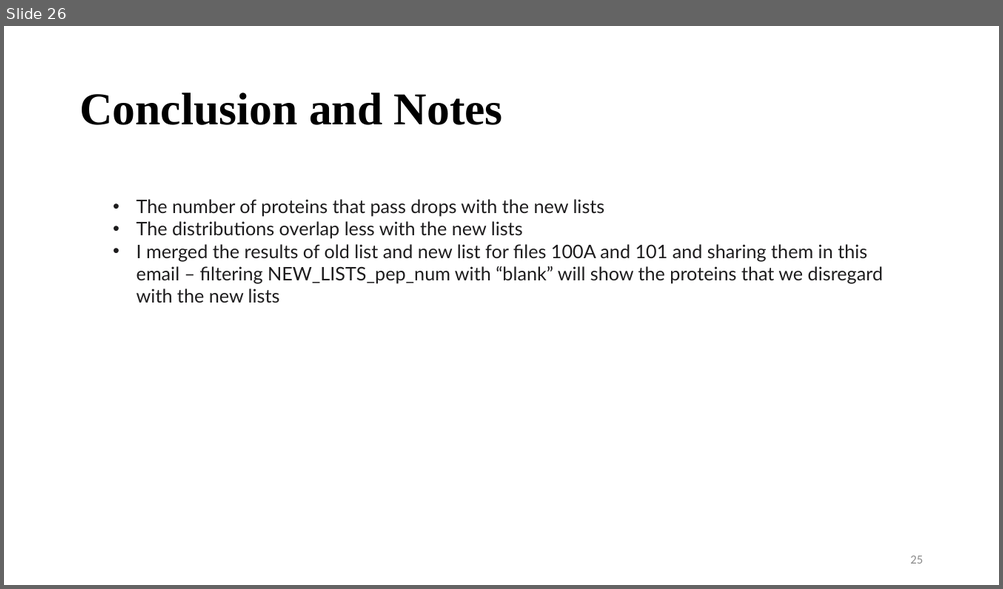
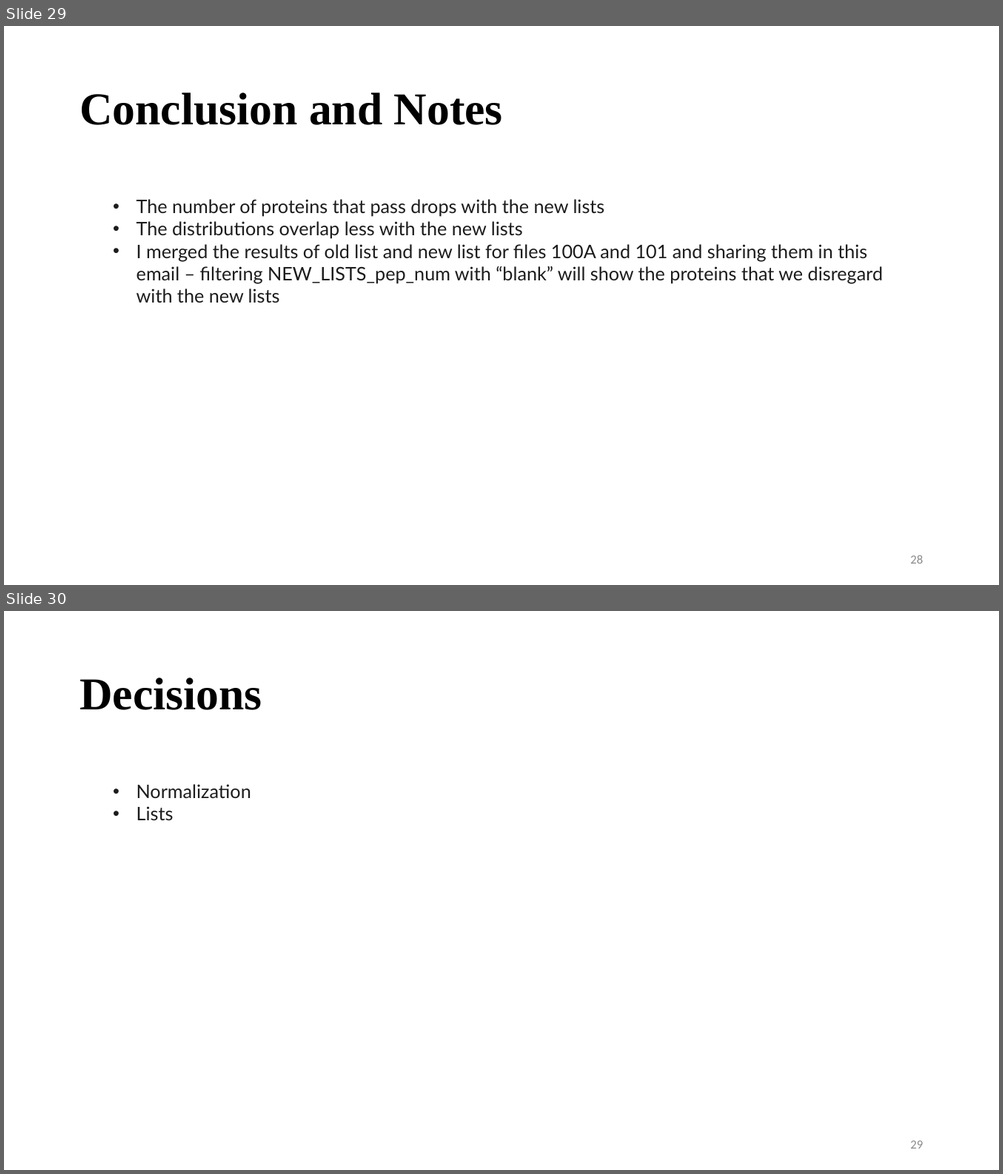
Before and after one commit to vinogradova-lab/cell-type-specific-proximity-labeling, a slide deck: docs/update_041223.pptx. Shown one above the other, each under a label of ours: slide 26 before the commit, slides 29 and 30 after it. The pictures are 1003x589 and 1003x1174 pixels, drawn with LibreOffice and Linux fonts; fonts in the diff are those of the drawing. Boxes give left, top, right and bottom in pixels: in the first picture for what was removed or moved away, otherwise in the second. Text is boxed around its words. In the diff, an @@ line names an element or a change of style, - is before the commit and + after.

```diff
--- a/docs/update_041223.pptx
+++ b/docs/update_041223.pptx
@@ slide 30 added at (4, 611, 999, 1170), background #FFFFFF @@
@@ title added at (79, 678, 262, 710), 44 pt, text #000000, bold @@
+Decisions
@@ text added at (136, 784, 251, 821), 18 pt, text #1D1C1D @@
+• Normalization
+• Lists
@@ page number added at (910, 1141, 922, 1149), 12 pt, text #8C8C8C @@
+29
@@ what was slide 26 is now slide 29 @@
@@ page number at (910, 555, 922, 564): text changed @@
-25
+28
```
Also in this commit, not shown: 18 slides changed, 4 other slides added.
